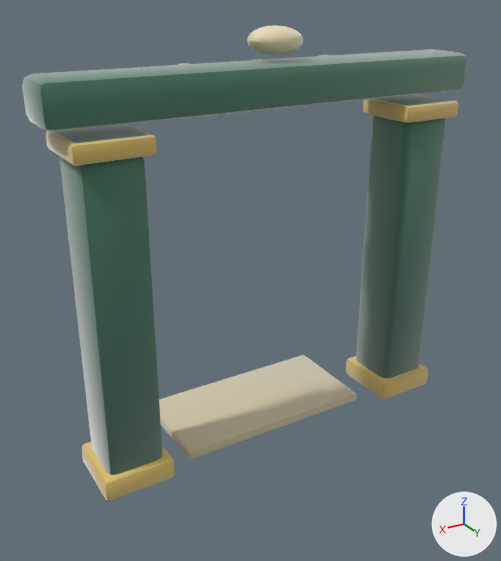
Renders of the glTF model assets/models/gates/04b122e0.glb from each side of a commit.
The view is the same before and after, from a camera (50 mm lens) standing at (3.9, 6.03, 4.94) and looking at (0.12, -0.27, 1.79). Arrows for +X, +Y and +Z are at lower right; the lights stay in place. The picture after the commit comes second. Vertices at exactly the same position are counted once.

The first picture shows 'gate_04b122e0'.
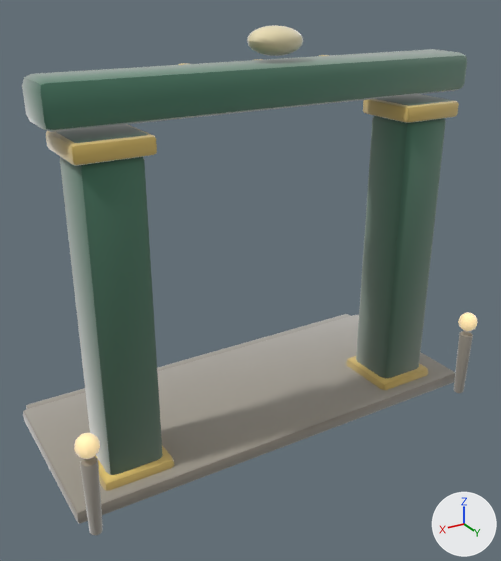
What differs and where, as boxes (x1, y1, x2, y2) in the pictures (501 x 561 px):
'gate_04b122e0', reshaped (7% taller)
    before: (22, 25, 467, 500)
    after: (22, 25, 478, 535)
part 1 of me_gate_04b122e0, added
    after: (454, 331, 473, 393)
part 2 of me_gate_04b122e0, added
    after: (80, 456, 103, 535)
part 3 of me_gate_04b122e0, added
    after: (23, 315, 455, 523)
part 4 of me_gate_04b122e0, added
    after: (26, 314, 350, 409)
part 5 of me_gate_04b122e0, added
    after: (458, 312, 478, 331)
part 6 of me_gate_04b122e0, added (beige)
    after: (74, 433, 100, 459)
part 7 of me_gate_04b122e0, edited (looks the same)
    both: (22, 32, 467, 491)

Edits to the bpy script that builds the scene:
```text
Add mat_clay__9e978a_0_93:
    mat_clay__9e978a_0_93 = bpy.data.materials.new('clay_#9E978A_0.93_-')
    # nodes: BsdfPrincipled, Mix, OutputMaterial, VertexColor
    # colours: grey #9e978a, mixed with the vertex colours
Add mat_clay__b9b2a2_0_93:
    mat_clay__b9b2a2_0_93 = bpy.data.materials.new('clay_#B9B2A2_0.93_-')
    # nodes: BsdfPrincipled, Mix, OutputMaterial, VertexColor
    # colours: grey #b9b2a2, mixed with the vertex colours
Add mat_clay__ffe2a8_0_95__ffe2a8:
    mat_clay__ffe2a8_0_95__ffe2a8 = bpy.data.materials.new('clay_#FFE2A8_0.95_#FFE2A8')
    # nodes: BsdfPrincipled, Mix, OutputMaterial, VertexColor
    # colours: beige #bca67a, beige #ffe2a8, mixed with the vertex colours
Change me_gate_04b122e0:
    used by ob_gate_04b122e0; location = (0.0, 0.0, 0.0)
    remove me_gate_04b122e0.from_pydata(...)  # 1244 vertices, 2412 faces; spans x -2.43..2.43, y -1.0..0.4, z 0.0..4.56
    add me_gate_04b122e0.from_pydata(...)  # 1744 vertices, 3384 faces; spans x -2.6..2.6, y -1.71..0.83, z 0.0..4.56
    me_gate_04b122e0 part 1: a new loose piece of 114 vertices spanning x -2.56..-2.39, y 0.64..0.8, z 0.0..0.86, in mat_clay__9e978a_0_93
    me_gate_04b122e0 part 2: a new loose piece of 114 vertices spanning x 2.38..2.55, y 0.63..0.8, z 0.0..0.86, in mat_clay__9e978a_0_93
    me_gate_04b122e0 part 3: a new loose piece of 56 vertices spanning x -2.6..2.6, y -1.55..0.55, z 0.0..0.16, in mat_clay__9e978a_0_93
    me_gate_04b122e0 part 4: a new loose piece of 56 vertices spanning x -2.53..2.53, y -1.71..-1.37, z 0.0..0.12, in mat_clay__9e978a_0_93
    me_gate_04b122e0 part 5: a new loose piece of 52 vertices spanning x -2.59..-2.35, y 0.61..0.83, z 0.9..1.14, in mat_clay__ffe2a8_0_95__ffe2a8
    me_gate_04b122e0 part 6: a new loose piece of 52 vertices spanning x 2.35..2.59, y 0.6..0.83, z 0.9..1.14, in mat_clay__ffe2a8_0_95__ffe2a8
    me_gate_04b122e0 part 7: 2281 kept faces spanning x -2.43..2.43, y -1.0..0.4, z 0.0..4.51 get new vertex colours; the middle colour goes from light grey #cdcad2 to light grey #c3bbb3
    other edits to the shape of me_gate_04b122e0 do not show in these pictures
    add me_gate_04b122e0.materials.append(mat_clay__9e978a_0_93)
    add me_gate_04b122e0.materials.append(mat_clay__b9b2a2_0_93)
    add me_gate_04b122e0.materials.append(mat_clay__ffe2a8_0_95__ffe2a8)
```
